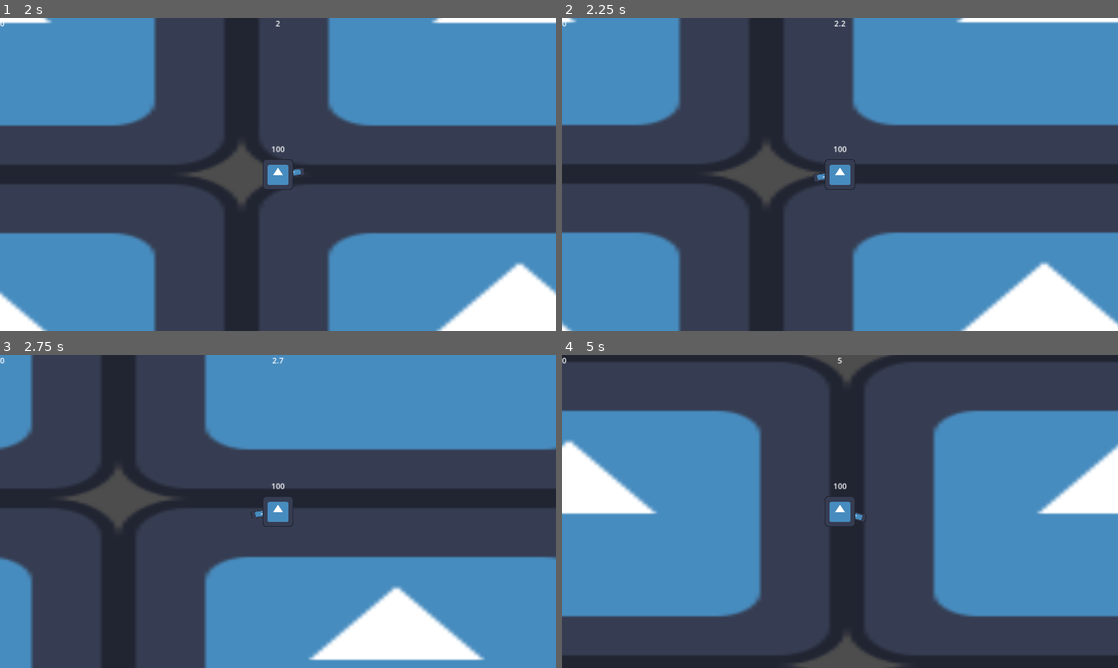
Above: before the commit, frames 1-4 (two rows, left to right).
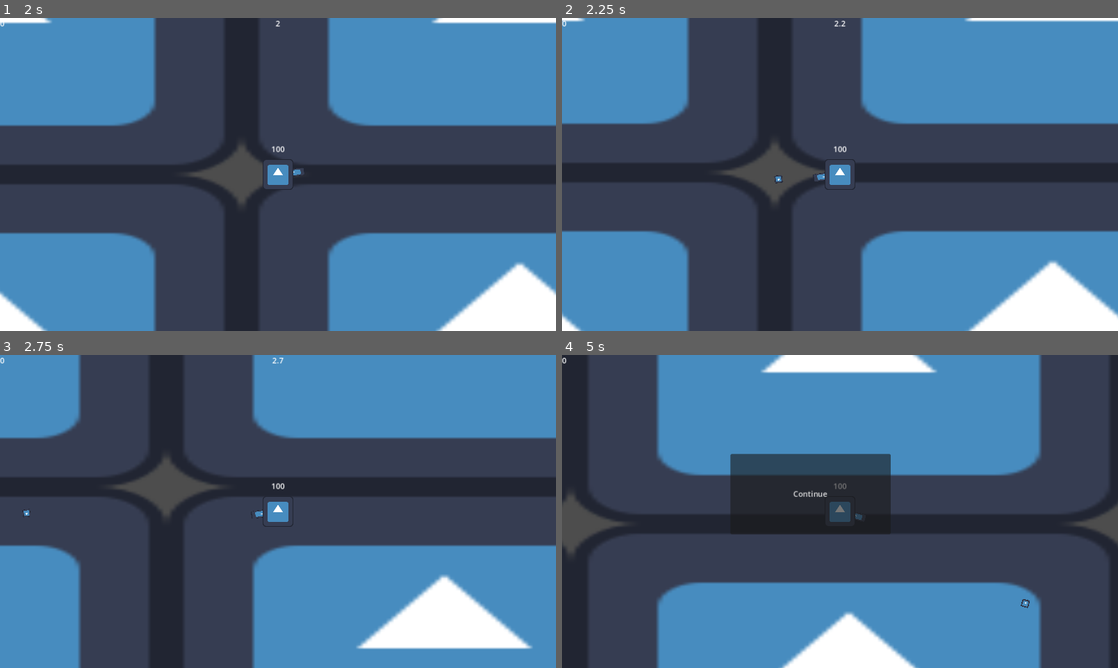
Above: after the commit, the same moments.

Repository: YUK1-0000/vamsavadiepio
Game: Godot game, scene res://World/world.tscn
Two runs of this game, one before a commit and one after it. Both use one fixed random seed, a clock stepped at 60 frames per second and the inputs below. The engine's default icon, where the game draws it, is replaced by a stand-in: a white triangle on a blue panel in a dark square.
Inputs (mouse positions are in pixels of both pictures, inside the frame that each line leads up to):
- Up to frame 1 (2 s): click "Start" at 0.5 s; tap Enter at 1.25 s; move the mouse to (400, 158) at 1.27 s; hold D (move_right) from 1.28 s (still down); tap Q (q) at 1.35 s
- Up to frame 2 (2.25 s): move the mouse to (728, 190) at 2.02 s; release D (move_right) at 2.03 s; hold S (move_downward) from 2.03 s (still down); click (728, 190) at 2.1 s
- Up to frame 3 (2.75 s): keep holding S (move_downward); tap Q (q) at 2.3 s
- Up to frame 4 (5 s): move the mouse to (895, 442) at 2.77 s; release S (move_downward) at 2.78 s; hold D (move_right) 2.78-3.53 s; tap Q (q) at 2.85, 3.6, 4.55 s; move the mouse to (812, 574) at 3.52 s; hold W (move_upward) 3.53-4.28 s; move the mouse to (1006, 558) at 4.27 s; press the mouse at (1006, 558) at 4.28 s; hold A (move_left) from 4.28 s (still down); tap Escape (menu, bound only after the commit) at 4.9 s

Frame 1 is identical in both runs. In frame 2, 7.6% of the frame differs, in the area x 0-100%, y 0-100%; in frame 3, 37%; in frame 4, 76%.
Error before the commit: Trying to assign value of type 'CanvasLayer' to a variable of type 'Control'. (res://Game/Game.gd:4)

Commit message:
ポーズ機能を追加

Diff:
--- a/Game/Game.gd
+++ b/Game/Game.gd
@@ -1,7 +1,8 @@
 extends Node
 
 @onready var world: Node2D = get_tree().root.get_node("World")
-@onready var main_menu: Control = world.get_node("MainMenu")
+@onready var main_menu: CanvasLayer = world.get_node("MainMenu")
+@onready var pause_menu: CanvasLayer = world.get_node("PauseMenu")
 @onready var enemies: Node2D = world.get_node("Enemies")
 @onready var bullets: Node2D = world.get_node("Bullets")
 @onready var spawn_timer: Timer = world.get_node("SpawnTimer")
@@ -17,6 +18,9 @@
 	spawn_timer.timeout.connect(spawn_enemy)
 
 func _process(delta: float) -> void:
+	if Input.is_action_just_pressed("menu"):
+		pause_menu.show()
+		world.paused = true
 	survival_time += delta
 
 func game_start() -> void:
--- /dev/null
+++ b/Menu/pause_menu.gd
@@ -0,0 +1,5 @@
+extends CanvasLayer
+
+func _on_continue_button_pressed() -> void:
+	hide()
+	get_tree().paused = false
--- /dev/null
+++ b/Menu/pause_menu.tscn
@@ -0,0 +1,16 @@
+[gd_scene load_steps=2 format=3 uid="uid://qjp2ahkp7y2r"]
+
+[ext_resource type="Script" path="res://Menu/pause_menu.gd" id="1_opfls"]
+
+[node name="PauseMenu" type="CanvasLayer"]
+process_mode = 3
+script = ExtResource("1_opfls")
+
+[node name="ContinueButton" type="Button" parent="."]
+offset_left = 349.0
+offset_top = 205.0
+offset_right = 681.0
+offset_bottom = 371.0
+text = "Continue"
+
+[connection signal="pressed" from="ContinueButton" to="." method="_on_continue_button_pressed"]
--- a/Player/player.gd
+++ b/Player/player.gd
@@ -10,6 +10,10 @@
 var auto_fire := false
 
 func _physics_process(delta: float) -> void:
+	if Input.is_action_just_pressed("menu"):
+		Game.pause_menu.show()
+		get_tree().paused = true
+
 	if Input.is_action_just_pressed("q"):
 		auto_fire != auto_fire
 
--- a/World/world.tscn
+++ b/World/world.tscn
@@ -1,7 +1,8 @@
-[gd_scene load_steps=3 format=3 uid="uid://dxg2y4uovcik8"]
+[gd_scene load_steps=4 format=3 uid="uid://dxg2y4uovcik8"]
 
 [ext_resource type="Texture2D" uid="uid://cmbksv1enqmud" path="res://icon.svg" id="1_wkwmc"]
 [ext_resource type="PackedScene" uid="uid://dixgy203ehtbw" path="res://Menu/main_menu.tscn" id="2_xsk0x"]
+[ext_resource type="PackedScene" uid="uid://qjp2ahkp7y2r" path="res://Menu/pause_menu.tscn" id="3_dmt6h"]
 
 [node name="World" type="Node2D"]
 
@@ -19,6 +20,10 @@
 
 [node name="MainMenu" parent="." instance=ExtResource("2_xsk0x")]
 
+[node name="PauseMenu" parent="." instance=ExtResource("3_dmt6h")]
+process_mode = 3
+visible = false
+
 [node name="Enemies" type="Node2D" parent="."]
 
 [node name="Bullets" type="Node2D" parent="."]
--- a/project.godot
+++ b/project.godot
@@ -55,6 +55,11 @@
 "events": [Object(InputEventKey,"resource_local_to_scene":false,"resource_name":"","device":-1,"window_id":0,"alt_pressed":false,"shift_pressed":false,"ctrl_pressed":false,"meta_pressed":false,"pressed":false,"keycode":0,"physical_keycode":81,"key_label":0,"unicode":113,"echo":false,"script":null)
 ]
 }
+menu={
+"deadzone": 0.5,
+"events": [Object(InputEventKey,"resource_local_to_scene":false,"resource_name":"","device":-1,"window_id":0,"alt_pressed":false,"shift_pressed":false,"ctrl_pressed":false,"meta_pressed":false,"pressed":false,"keycode":0,"physical_keycode":4194305,"key_label":0,"unicode":0,"echo":false,"script":null)
+]
+}
 
 [layer_names]
 
